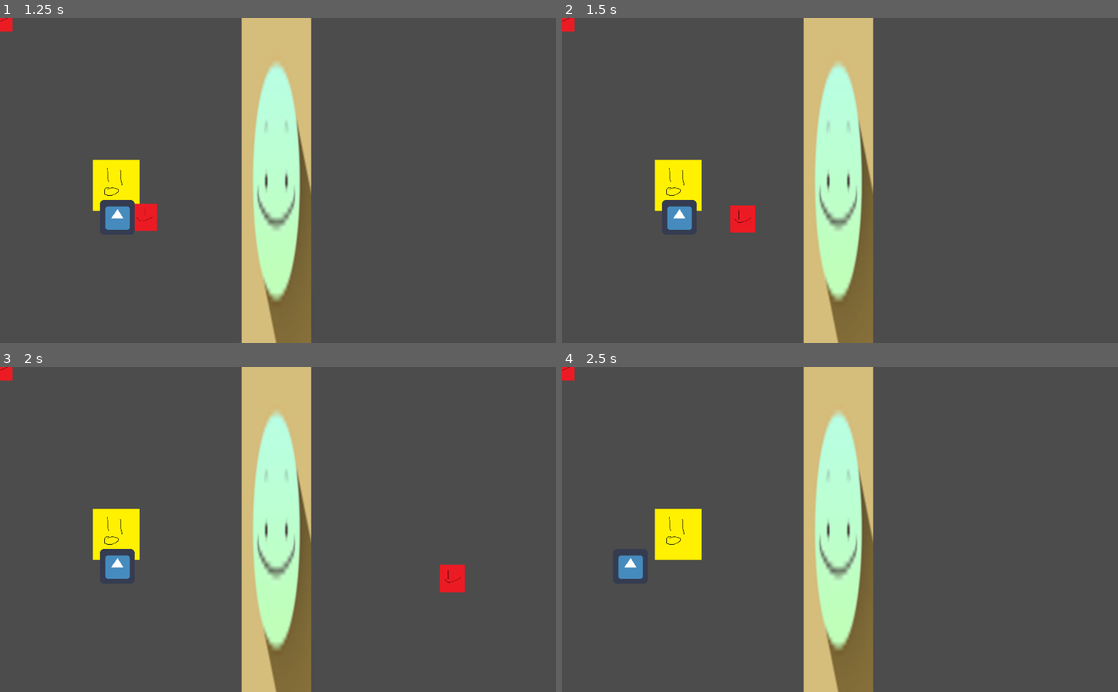
Above: before the commit, frames 1-4 (two rows, left to right).
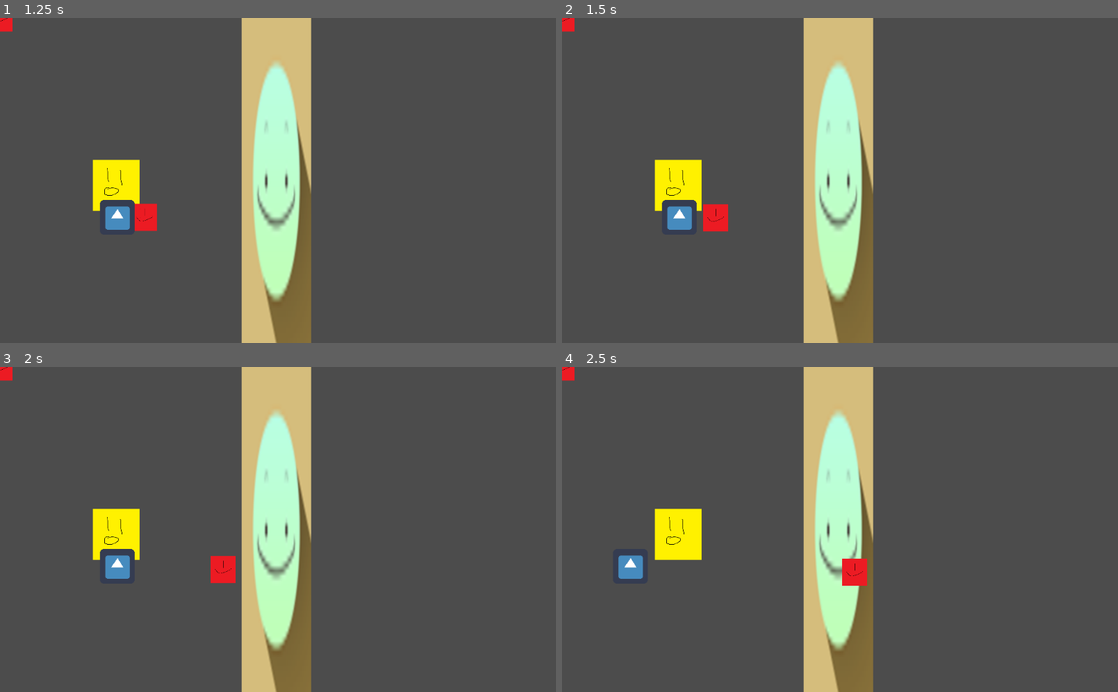
Above: after the commit, the same moments.

Repository: Lucianono/DinerWithMonster
Game: Godot game, scene res://on-site.tscn
Same seed, same stepped clock (60 frames per second), same inputs: the game is played once before the commit and once after it. The engine's default icon, where the game draws it, is replaced by a stand-in: a white triangle on a blue panel in a dark square.
Inputs (mouse positions are in pixels of both pictures, inside the frame that each line leads up to):
- Up to frame 1 (1.25 s): tap Enter at 0.5 s; move the mouse to (250, 245) at 0.52 s; hold Up (ui_up) from 0.53 s (still down); click (250, 245) at 0.67 s
- Up to frame 2 (1.5 s): keep holding Up (ui_up); tap Space at 1.25 s; move the mouse to (1006, 229) at 1.27 s; click (1006, 229) at 1.42 s
- Up to frame 3 (2 s): keep holding Up (ui_up)
- Up to frame 4 (2.5 s): move the mouse to (673, 480) at 2.02 s; release Up (ui_up) at 2.03 s; hold Left (ui_left) from 2.03 s (still down); click (673, 480) at 2.17 s

Frame 1 is identical in both runs. In frame 2, 0.8% of the frame differs, in the area x 25-35%, y 57-67%; in frame 3, 0.8%, in the area x 37-84%, y 58-70%; in frame 4, 0.4%.

Commit message:
upraded smart speed aiming (wip)

Diff:
--- a/ingredient-entity.gd
+++ b/ingredient-entity.gd
@@ -7,6 +7,8 @@
 var speed = 1000
 var screensize
 var slope
+var b_triangle
+var c_triangle
 
 func _ready():
 	screensize = get_viewport_rect().size
@@ -32,9 +34,9 @@
 		set_position(get_node("/root/Node2D/Caldo-player").get_position()+Vector2(50,0))
 	elif !isPlayerHolding && isPlayerThrowing:
 		if isClickOnRight:
-			set_position(position + Vector2(1,-slope)* speed * delta)
+			set_position(position + Vector2(1.0,-slope)* speed * delta)
 		else:
-			set_position(position + Vector2(-1,slope)* speed * delta)
+			set_position(position + Vector2(-1.0,slope)* speed * delta)
 
 	#destroy when outside the screen
 	if position.x > screensize.x || position.x < 0 || position.y < 0 || position.y > screensize.y:
@@ -51,3 +53,19 @@
 
 				#may math shit for aiming shit AHHAHAHHAHA
 				slope = (position.y - event.position.y)/(event.position.x - position.x)
+				print(slope)
+				b_triangle = abs((screensize.x - position.x) * slope)
+				print(b_triangle)
+				c_triangle = pow(screensize.x, 2) + pow(b_triangle, 2)
+				c_triangle = sqrt(c_triangle)
+				print(c_triangle)
+				var b_similar_triangle = (b_triangle - position.y) /  b_triangle
+				print(b_similar_triangle)
+				var c_similar_triangle = c_triangle  * b_similar_triangle
+				print(c_similar_triangle)
+				if slope > 1 || slope < -1:
+					speed = (c_triangle - c_similar_triangle) / 2
+				else :
+					speed = screensize.x/2
+				speed = speed/2
+				print(speed)
